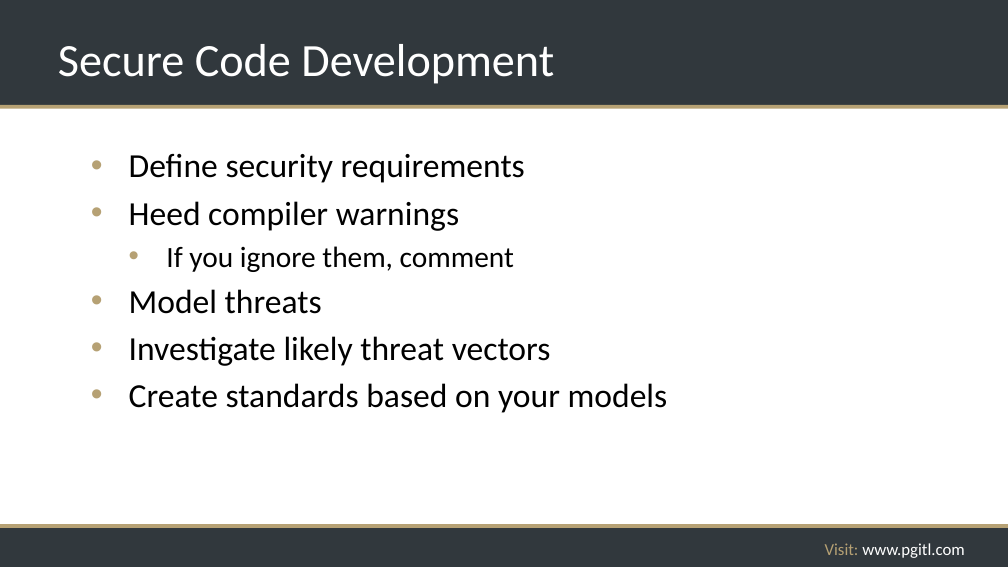
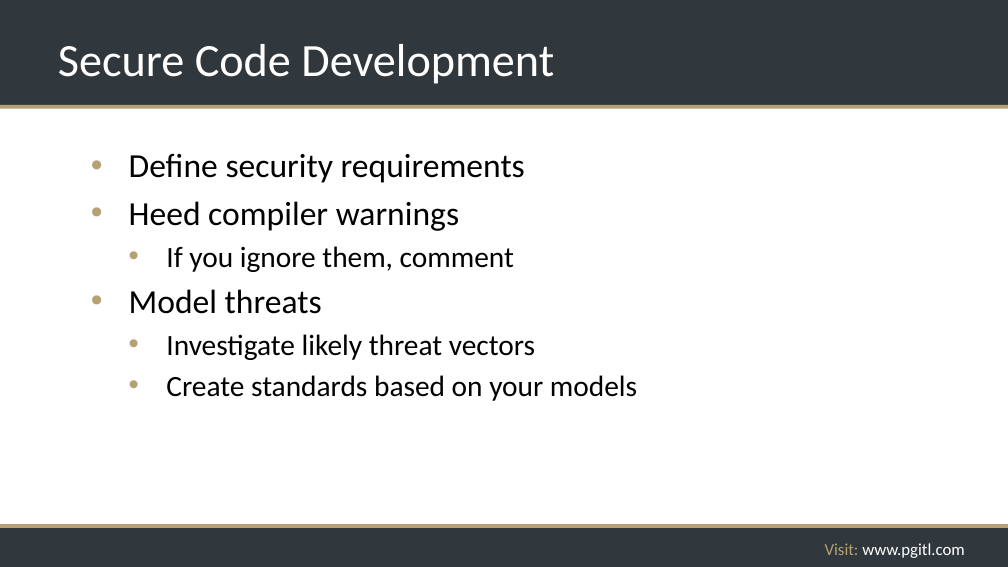
Before and after one commit to rikkouri/project-a, a slide deck: slide 230 of Programming Foundations.pptx (slide 235 before the commit). Drawn at 1008x567 pixels with LibreOffice and Linux fonts; fonts in the diff are those of the drawing; background and template pictures are left out. Boxes give left, top, right and bottom in pixels: in the first picture for what was removed or moved away, otherwise in the second. Text is boxed around its words. In the diff, an @@ line names an element or a change of style, - is before the commit and + after.

```diff
--- a/Programming Foundations.pptx
+++ b/Programming Foundations.pptx
@@ text at (x1=166, y1=334, x2=637, y2=401): size 32 to 28 pt in "Investigate likely threat vectors", "Create standards based on your models"; list level 1 to 2 in "Investigate likely threat vectors"; list level 1 to 2 in "Create standards based on your ..." @@
```
Also in this commit, not shown: 6 other slides changed, 18 slides removed.
